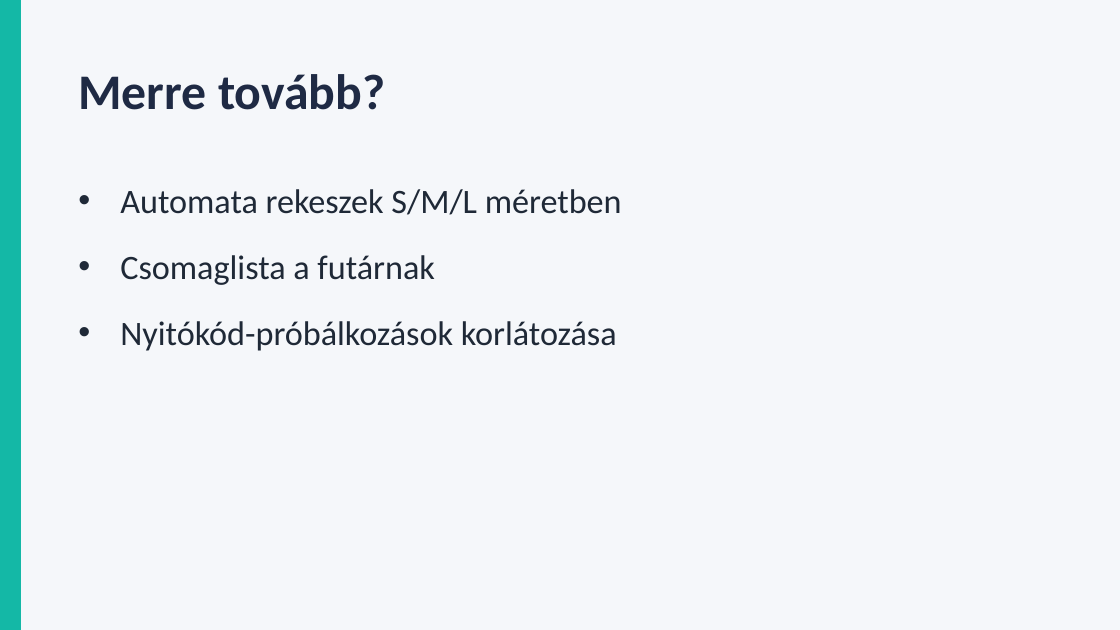
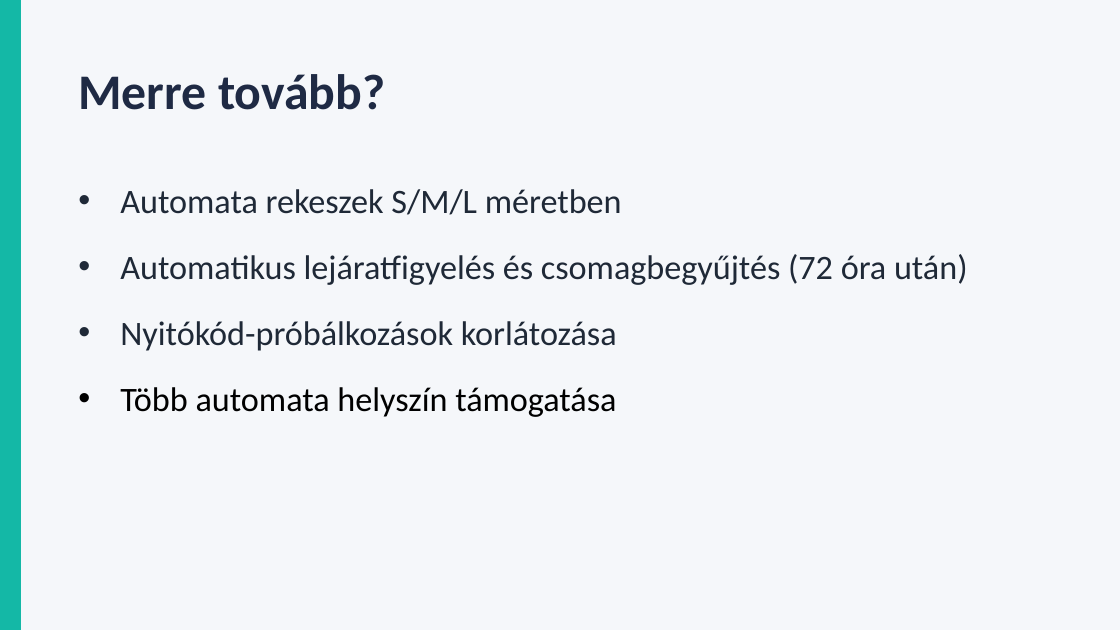
Before and after one commit to szgergo0/Csomagkoveto-es-automata-rendszer, a slide deck: slide 6 of Csomagautomata.pptx. Drawn at 1120x630 pixels with LibreOffice and Linux fonts; fonts in the diff are those of the drawing. Boxes give left, top, right and bottom in pixels: in the first picture for what was removed or moved away, otherwise in the second. Text is boxed around its words. In the diff, an @@ line names an element or a change of style, - is before the commit and + after.

```diff
--- a/Csomagautomata.pptx
+++ b/Csomagautomata.pptx
@@ text at [120, 254, 968, 285]: text changed @@
-• Csomaglista a futárnak
+• Automatikus lejáratfigyelés és csomagbegyűjtés (72 óra után)
@@ text at [120, 387, 616, 417]: paragraph added @@
+• Több automata helyszín támogatása
```
Also in this commit, not shown: 1 other slide changed, 13 other files.
